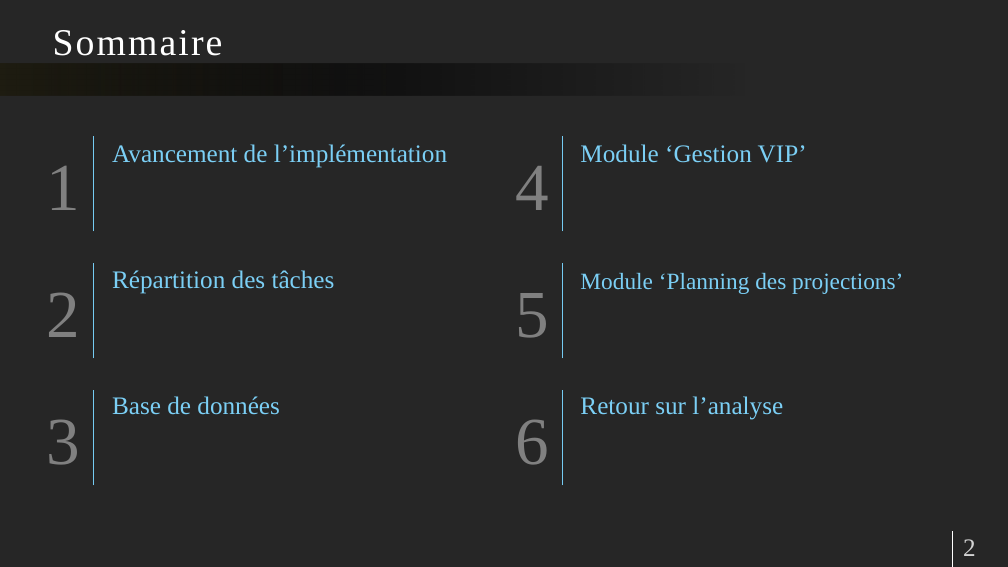
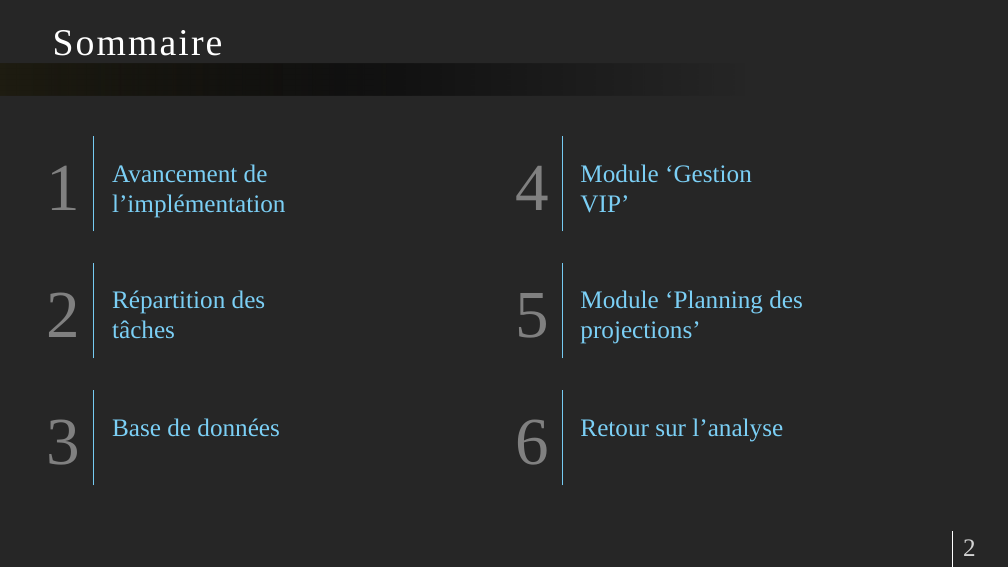
Before and after one commit to pierreelliott/CPOA, a slide deck: slide 2 of Présentation CPOA.pptx. Drawn at 1008x567 pixels with LibreOffice and Linux fonts; fonts in the diff are those of the drawing. Boxes give left, top, right and bottom in pixels: in the first picture for what was removed or moved away, otherwise in the second. Text is boxed around its words. In the diff, an @@ line names an element or a change of style, - is before the commit and + after.

```diff
--- a/Présentation CPOA.pptx
+++ b/Présentation CPOA.pptx
@@ text "Avancement de l’implémentation" rewrapped from (112, 144, 447, 168) to (112, 164, 285, 218) @@
@@ text "Module ‘Gestion VIP’" rewrapped from (580, 144, 807, 163) to (580, 164, 752, 213) @@
@@ text "Répartition des tâches" rewrapped from (112, 270, 335, 294) to (112, 290, 266, 339) @@
@@ text "Module ‘Planning des projections’" at (580, 290, 803, 344): size 33.3 to 36 pt @@
@@ text "Base de données": place and size @@
-text "Base de données" at (112, 396, 280, 415)
+text "Base de données" at (112, 418, 280, 437)
@@ text "Retour sur l’analyse": place and size @@
-text "Retour sur l’analyse" at (580, 396, 783, 420)
+text "Retour sur l’analyse" at (580, 418, 783, 442)
```
Also in this commit, not shown: 1 other slide changed.
